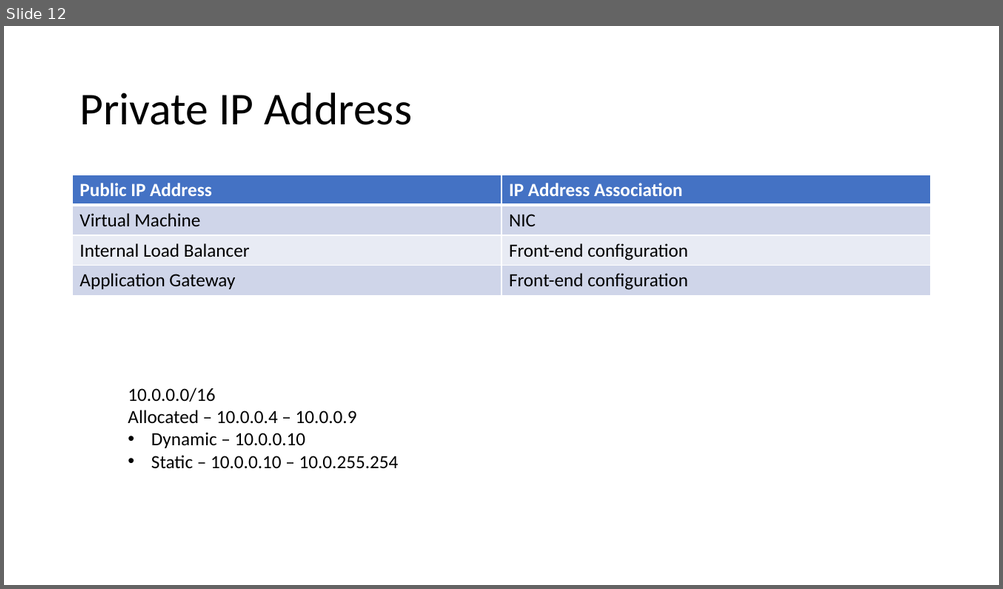
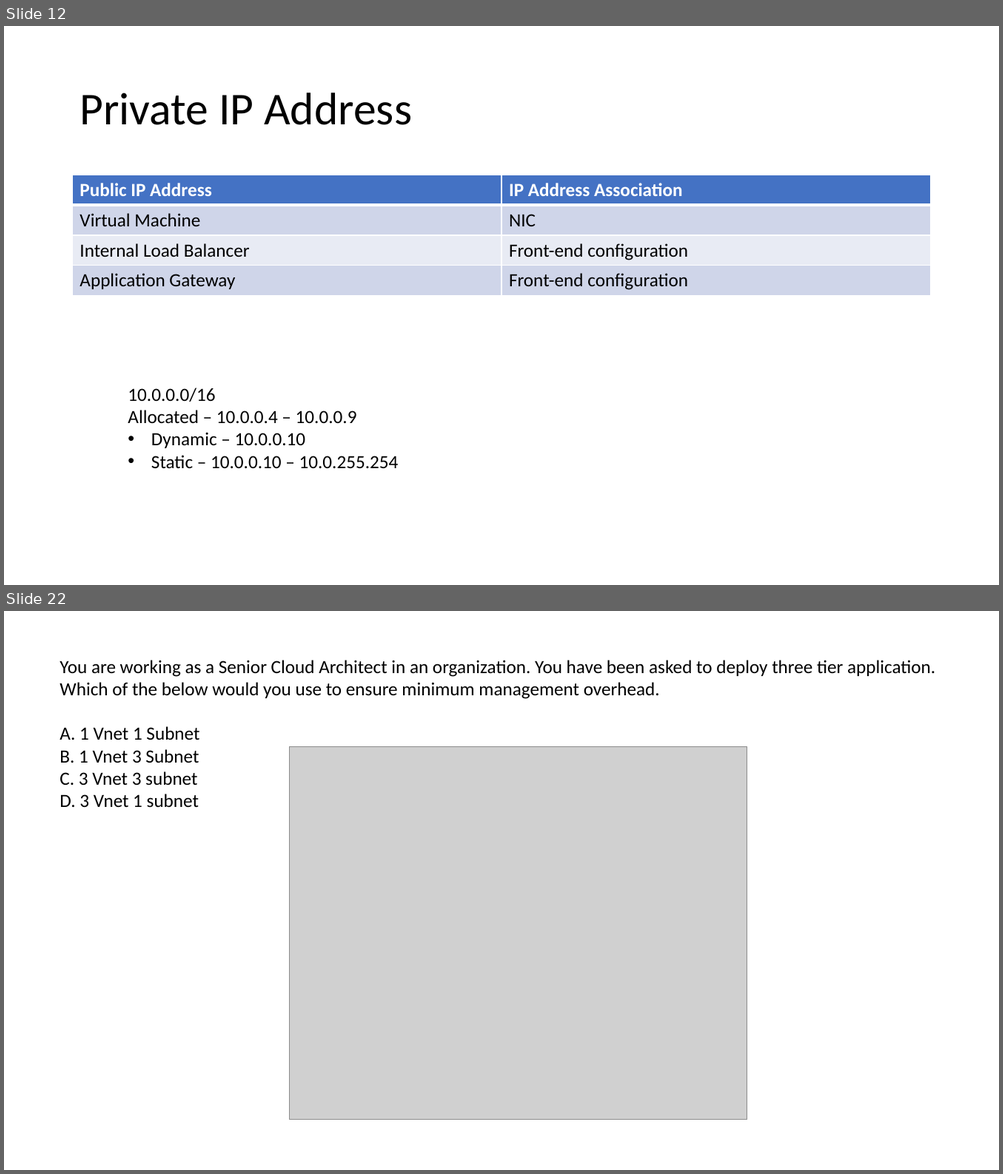
Before and after one commit to ayushrathi15/03June-AZ104, a slide deck: Virtual Networks.pptx. Shown one above the other, each under a label of ours: slide 12 before the commit, slides 12 and 22 after it; the slides between them are not shown. The pictures are 1003x589 and 1003x1174 pixels, drawn with LibreOffice and Linux fonts; fonts in the diff are those of the drawing; grey boxes stand for pictures. Boxes give left, top, right and bottom in pixels: in the first picture for what was removed or moved away, otherwise in the second. Text is boxed around its words. In the diff, an @@ line names an element or a change of style, - is before the commit and + after.

```diff
--- a/Virtual Networks.pptx
+++ b/Virtual Networks.pptx
@@ slide 22 added at [4,611,999,1170], background #FFFFFF @@
@@ text added at [60,660,935,808], 18 pt, text #000000 @@
+You are working as a Senior Cloud Architect in an organization. You have been asked to deploy three tier application.
+Which of the below would you use to ensure minimum management overhead.
+A. 1 Vnet 1 Subnet
+B. 1 Vnet 3 Subnet
+C. 3 Vnet 3 subnet
+D. 3 Vnet 1 subnet
@@ picture added at [289,747,747,1120] @@
```
Also in this commit, not shown: 9 other slides added.
